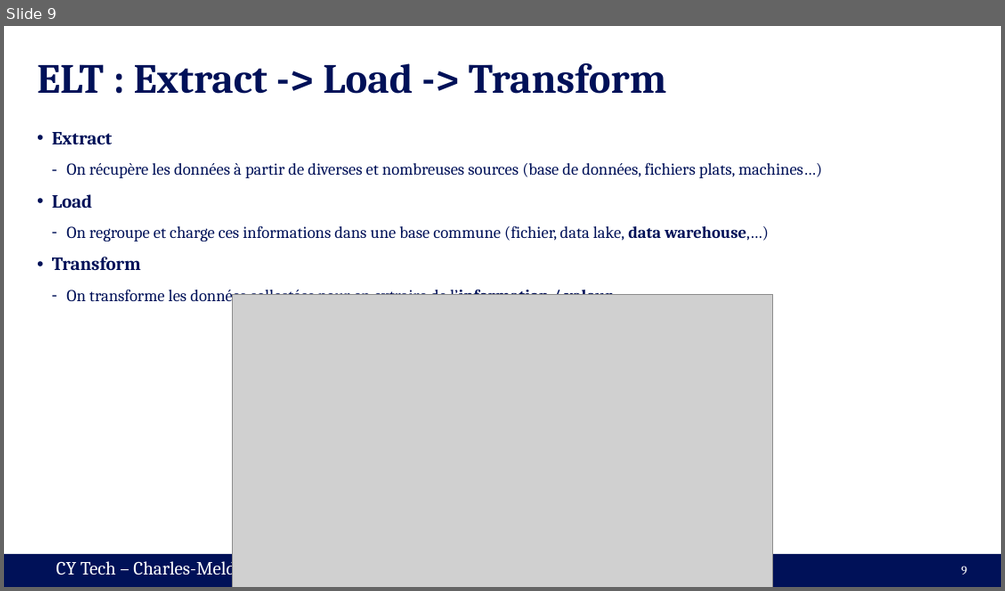
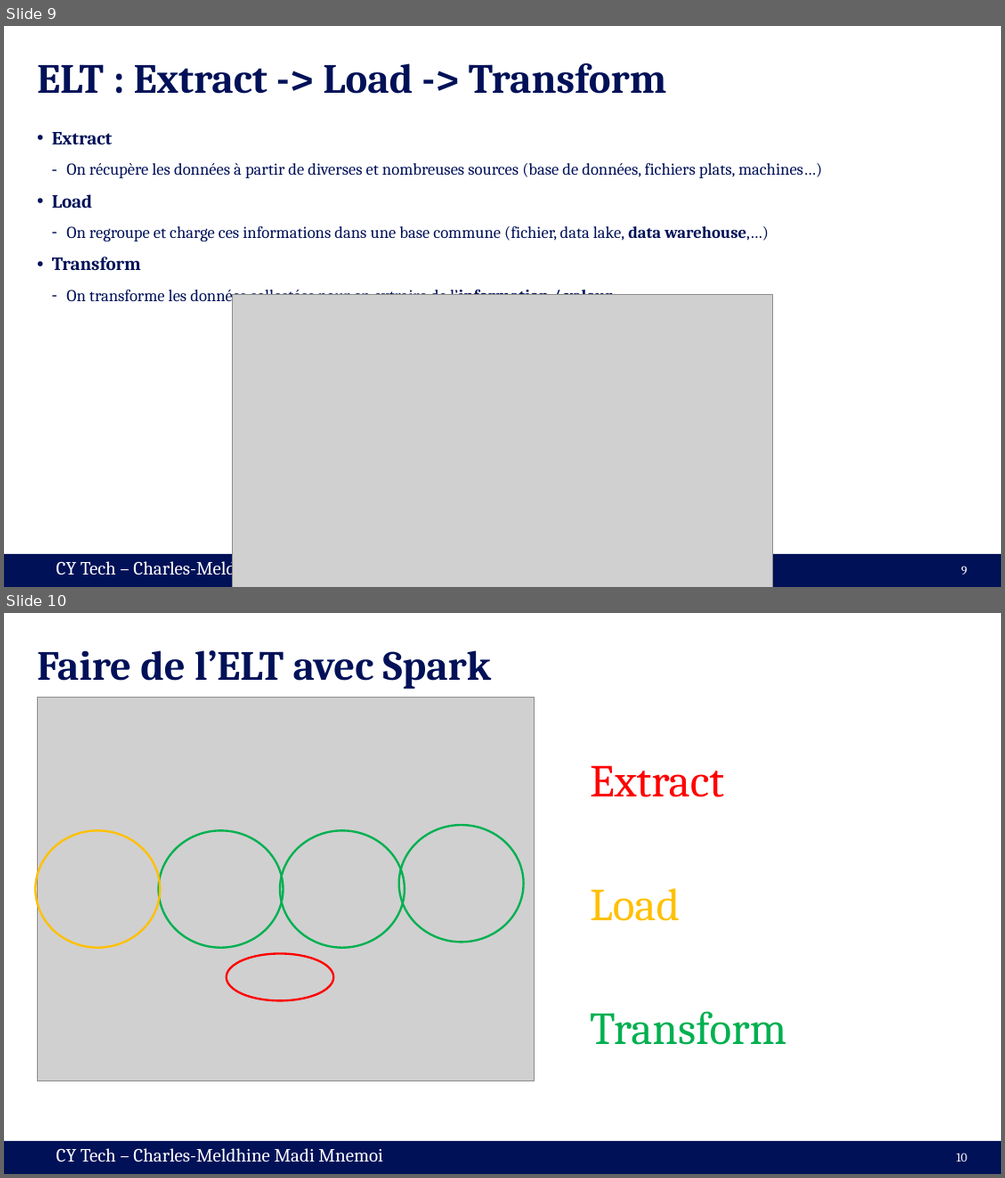
Before and after one commit to cmnemoi/cytech_sparks, a slide deck: presentation.pptx. Shown one above the other, each under a label of ours: slide 9 before the commit, slides 9 and 10 after it. The pictures are 1005x591 and 1005x1178 pixels, drawn with LibreOffice and Linux fonts; fonts in the diff are those of the drawing; grey boxes stand for pictures. Boxes give left, top, right and bottom in pixels: in the first picture for what was removed or moved away, otherwise in the second. Text is boxed around its words. In the diff, an @@ line names an element or a change of style, - is before the commit and + after.

```diff
--- a/presentation.pptx
+++ b/presentation.pptx
@@ slide 10 added at (4, 613, 1001, 1174), background #FFFFFF; not listed: 2 template elements that a slide beside it also shows @@
@@ title added at (37, 650, 492, 689), 40 pt, text #001158, bold @@
+Faire de l’ELT avec Spark
@@ picture added at (37, 697, 534, 1080) @@
@@ text added at (590, 765, 786, 1045), 44 pt, text #00B050 @@
+  Extract
+  Load
+  Transform
@@ ellipse added at (398, 825, 524, 941), outline #00B050 2 pt @@
@@ ellipse added at (35, 830, 160, 947), outline #FFC000 2 pt @@
@@ ellipse added at (159, 830, 283, 947), outline #00B050 2 pt @@
@@ ellipse added at (280, 830, 404, 947), outline #00B050 2 pt @@
@@ ellipse added at (226, 953, 333, 1000), outline #FF0000 2 pt @@
@@ page number added at (956, 1152, 967, 1161), 12 pt, text #FFFFFF @@
+10
```
Also in this commit, not shown: 6 slides changed.
